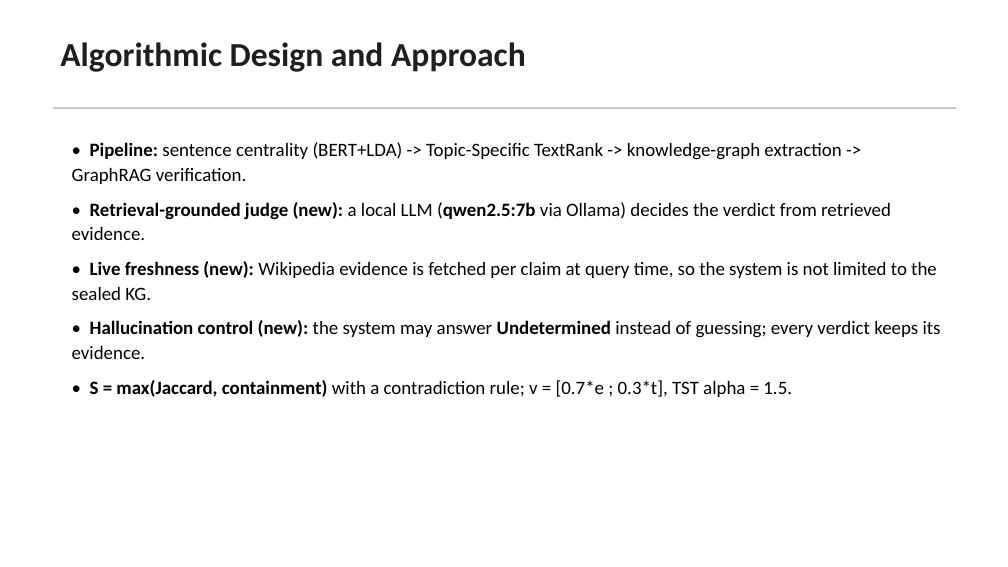
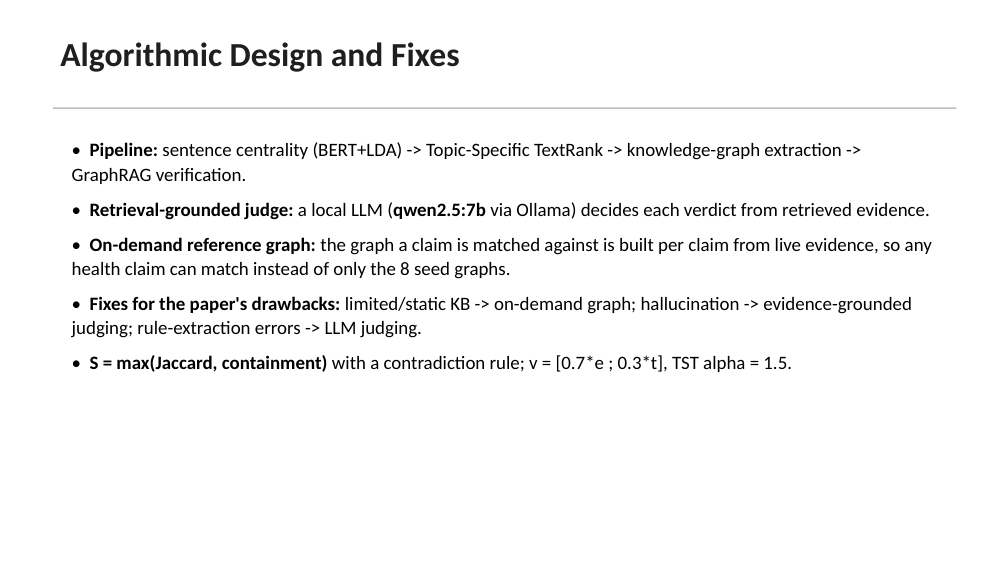
Before and after one commit to AkashNaickar/TrumorGPT, a slide deck: slide 4 of presentation/24005_179_review3.pptx. Drawn at 1008x567 pixels with LibreOffice and Linux fonts; fonts in the diff are those of the drawing. Boxes give left, top, right and bottom in pixels: in the first picture for what was removed or moved away, otherwise in the second. Text is boxed around its words. In the diff, an @@ line names an element or a change of style, - is before the commit and + after.

Commit message:
docs: 7-slide review-3 deck with live screenshots

```diff
--- a/presentation/24005_179_review3.pptx
+++ b/presentation/24005_179_review3.pptx
@@ text at [60,42,460,72]: text changed @@
-Algorithmic Design and Approach
+Algorithmic Design and Fixes
@@ text at [72,202,932,338]: text changed @@
-• Retrieval-grounded judge (new): a local LLM (qwen2.5:7b via Ollama) decides the verdict from retrieved evidence.
-• Live freshness (new): Wikipedia evidence is fetched per claim at query time, so the system is not limited to the sealed KG.
-• Hallucination control (new): the system may answer Undetermined instead of guessing; every verdict keeps its evidence.
+• Retrieval-grounded judge: a local LLM (qwen2.5:7b via Ollama) decides each verdict from retrieved evidence.
+• On-demand reference graph: the graph a claim is matched against is built per claim from live evidence, so any health claim can match instead of only the 8 seed graphs.
+• Fixes for the paper's drawbacks: limited/static KB -> on-demand graph; hallucination -> evidence-grounded judging; rule-extraction errors -> LLM judging.
```
Also in this commit, not shown: 2 other slides changed, 3 slides removed, 2 other files.
